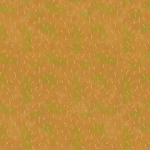
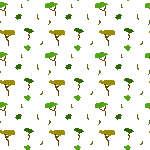
Revision of a layered 150 × 150 image; what changed, layer by layer:
added group "hills" with 5 layers above "mountains" over [0, 0, 150, 150]
added layer "hills #4" in group "hills" over [0, 0, 150, 150]
hid group "clear" (6 layers) over [0, 0, 150, 150]
hid "clear #5" over [0, 0, 150, 150]
